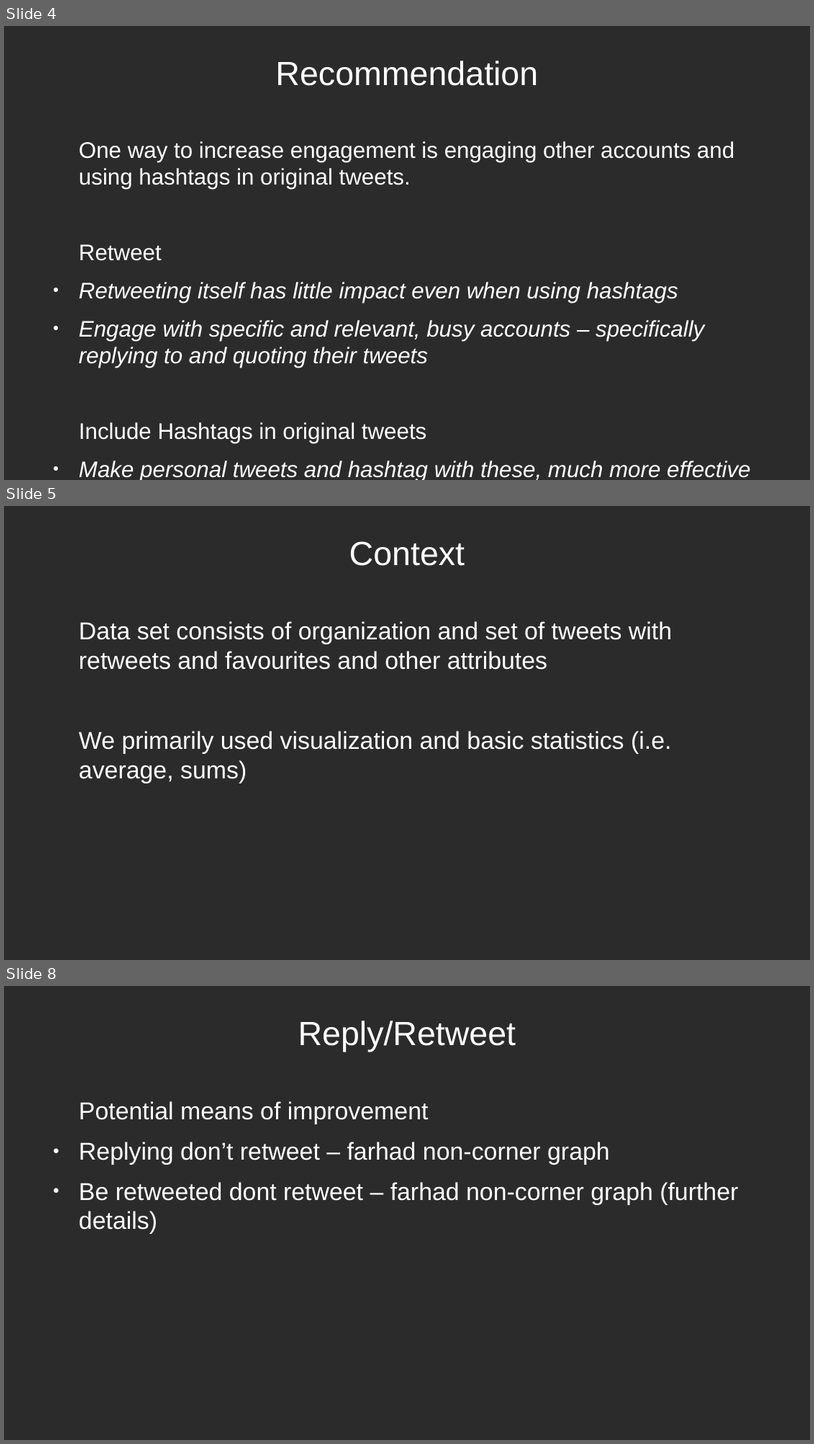
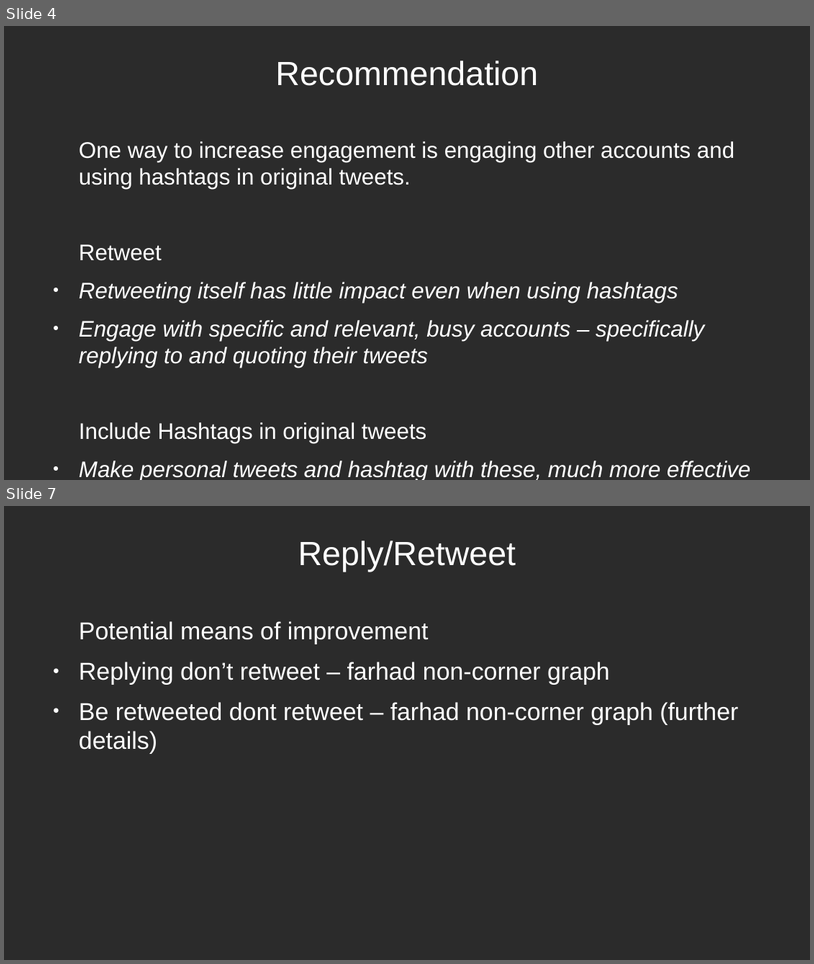
Before and after one commit to douglas-thoms/Datathon-2021-10-16, a slide deck: presentations/group_9_presentation_v1.odp. Shown one above the other, each under a label of ours: slides 4, 5 and 8 before the commit, slides 4 and 7 after it; the slides between them are not shown. The pictures are 814x1444 and 814x964 pixels, drawn with LibreOffice and Linux fonts; fonts in the diff are those of the drawing; background and template pictures are left out; a plain dark background stands for a picture behind light text. Boxes give left, top, right and bottom in pixels: in the first picture for what was removed or moved away, otherwise in the second. Text is boxed around its words. In the diff, an @@ line names an element or a change of style, - is before the commit and + after.

```diff
--- a/presentations/group_9_presentation_v1.odp
+++ b/presentations/group_9_presentation_v1.odp
@@ slide 5 removed at <box>4,506,810,960</box>, background picture (left out) @@
@@ title removed at <box>350,541,465,566</box> @@
-Context
@@ text removed at <box>79,621,672,783</box> @@
-Data set consists of organization and set of tweets with retweets and favourites and other attributes
-We primarily used visualization and basic statistics (i.e. average, sums)
@@ what was slide 8 is now slide 7 @@
```
Also in this commit, not shown: 2 slides changed, 1 slide added, 1 other slide removed, 11 other files.
